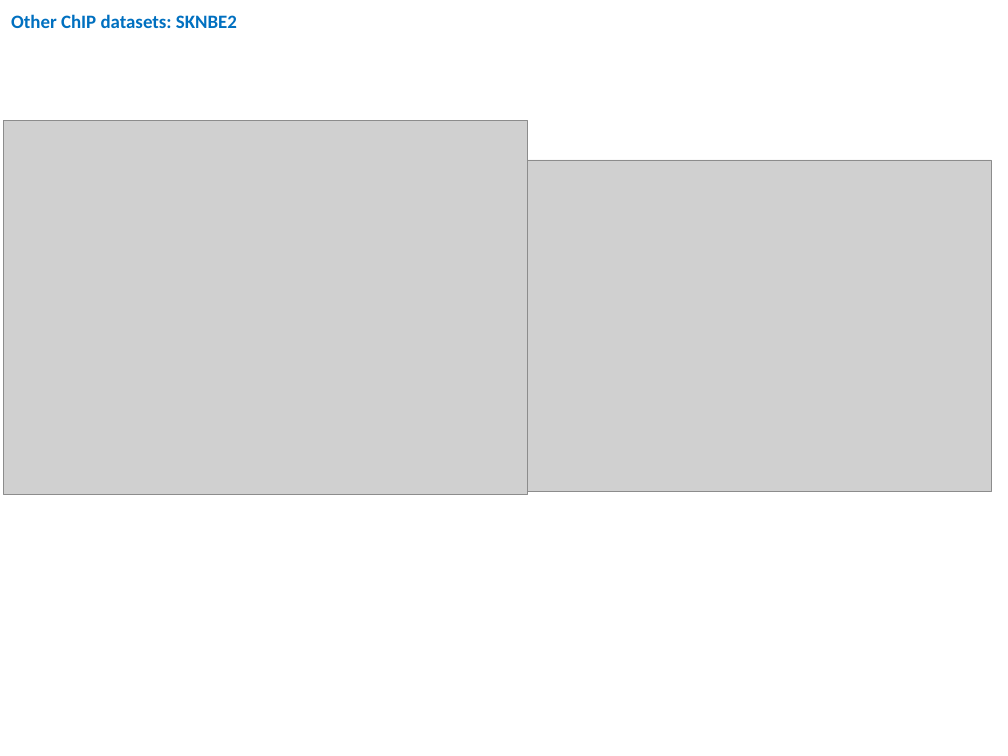
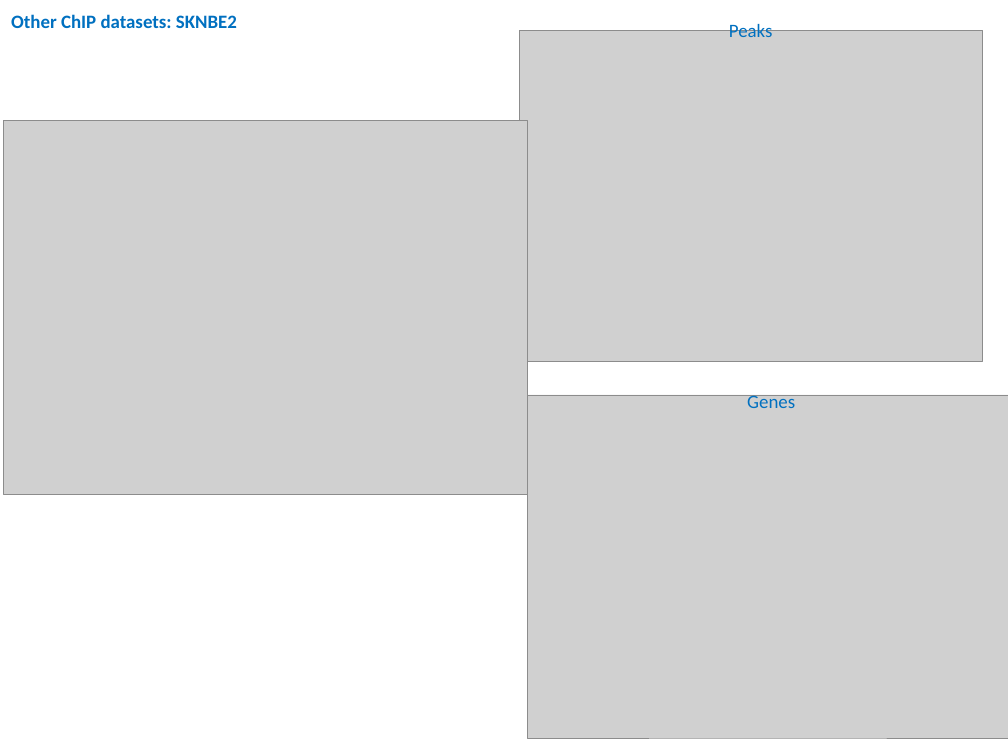
Before and after one commit to DNAborn/RNAseq_Kelly_Hx, a slide deck: slide 17 of 4_manuscript/Figures2.pptx. Drawn at 1008x756 pixels with LibreOffice and Linux fonts; fonts in the diff are those of the drawing; grey boxes stand for pictures. Boxes give left, top, right and bottom in pixels: in the first picture for what was removed or moved away, otherwise in the second. Text is boxed around its words. In the diff, an @@ line names an element or a change of style, - is before the commit and + after.

Commit message:
figure2 ppt

```diff
--- a/4_manuscript/Figures2.pptx
+++ b/4_manuscript/Figures2.pptx
@@ text added at bbox=[729, 21, 773, 37], 18 pt, text #0070C0 @@
+Peaks
@@ picture: place and size @@
-picture at bbox=[528, 160, 991, 492]
+picture at bbox=[520, 30, 983, 361]
@@ picture added at bbox=[528, 395, 1008, 738] @@
@@ text added at bbox=[747, 392, 795, 408], 18 pt, text #0070C0 @@
+Genes
```
Also in this commit, not shown: 4 slides added, 2 other files.
